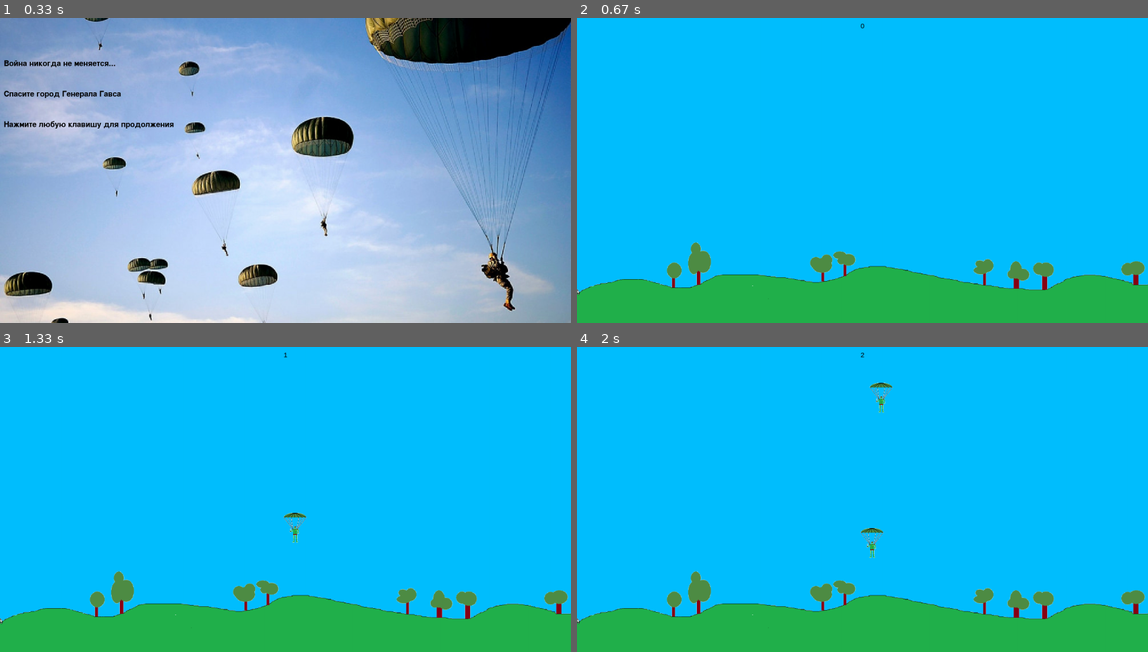
Above: before the commit, frames 1-4 (two rows, left to right).
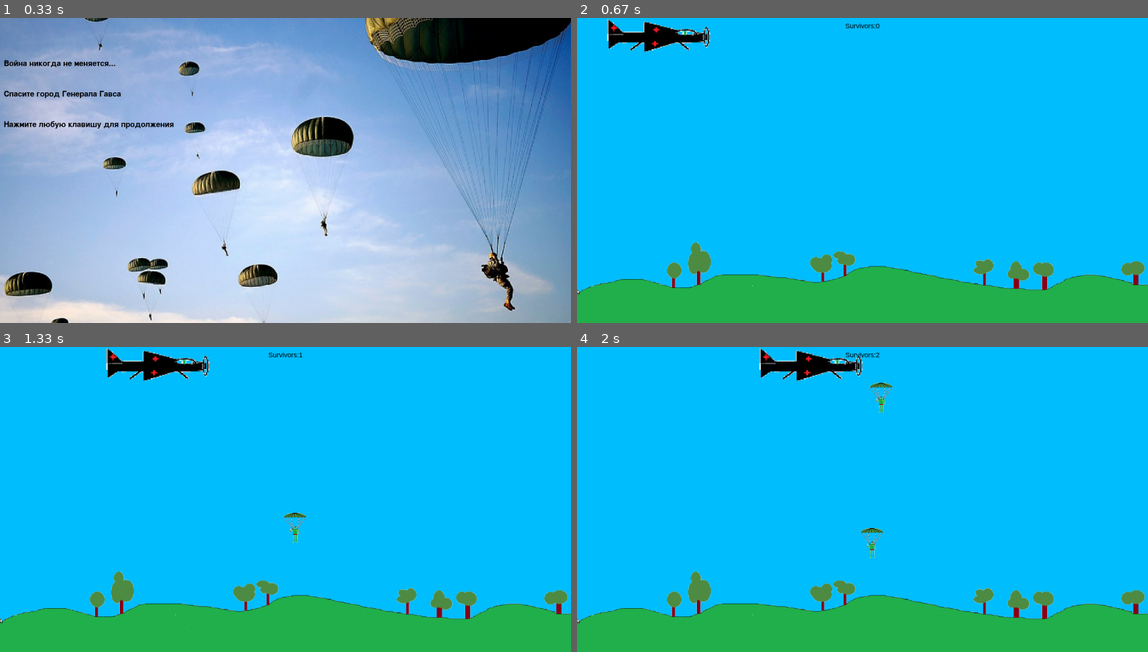
Above: after the commit, the same moments.

Repository: Mesh-DimASS/PygameProjectMMD
Game: pygame game, started from main.py
Two runs of this game, one before a commit and one after it. Both use one fixed random seed, a clock stepped at 60 frames per second and the inputs below.
Inputs (mouse positions are in pixels of both pictures, inside the frame that each line leads up to):
- Up to frame 1 (0.33 s): no input
- Up to frame 2 (0.67 s): click (862, 170) at 0.38 s
- Up to frame 3 (1.33 s): click (285, 517) at 0.72 s; click (108, 569) at 1.05 s
- Up to frame 4 (2 s): click (1073, 606) at 1.38 s; click (873, 395) at 1.72 s

Frame 1 is identical in both runs. In frame 2, 1.1% of the frame differs, in the area x 5-53%, y 0-12%; in frame 3, 1.1%; in frame 4, 1.1%.

Commit message:
score, airplane, intro

Diff:
--- a/main.py
+++ b/main.py
@@ -48,7 +48,7 @@
 
     def done_par(self):
         screen.blit(screen, background_rect)
-        draw_text(screen, str(self.done), 18, width / 2, 10)
+        draw_text(screen, 'Survivors:' + str(self.done), 18, width / 2, 10)
 
 
 class Parachutist(pygame.sprite.Sprite):
@@ -68,6 +68,23 @@
         else:
             mountain.done += 1
             self.kill()
+
+
+class Airplane(pygame.sprite.Sprite):
+    image = load_image("airplane.png", -1)
+
+    def __init__(self):
+        super().__init__(all_sprites)
+        self.rect = self.image.get_rect()
+        self.rect.x = 0
+        self.rect.y = 0
+        self.image = Airplane.image
+
+    def update(self):
+        self.rect = self.rect.move(5, 0)
+        if self.rect.center[0] > 2000:
+            self.rect.x = 0
+            self.rect.y = 0
 
 
 def terminate():
@@ -109,6 +126,7 @@
 clock = pygame.time.Clock()
 fps = 60
 start_screen()
+Airplane()
 while running:
     for event in pygame.event.get():
         if event.type == pygame.QUIT:
Binary file added: data/airplane.png
